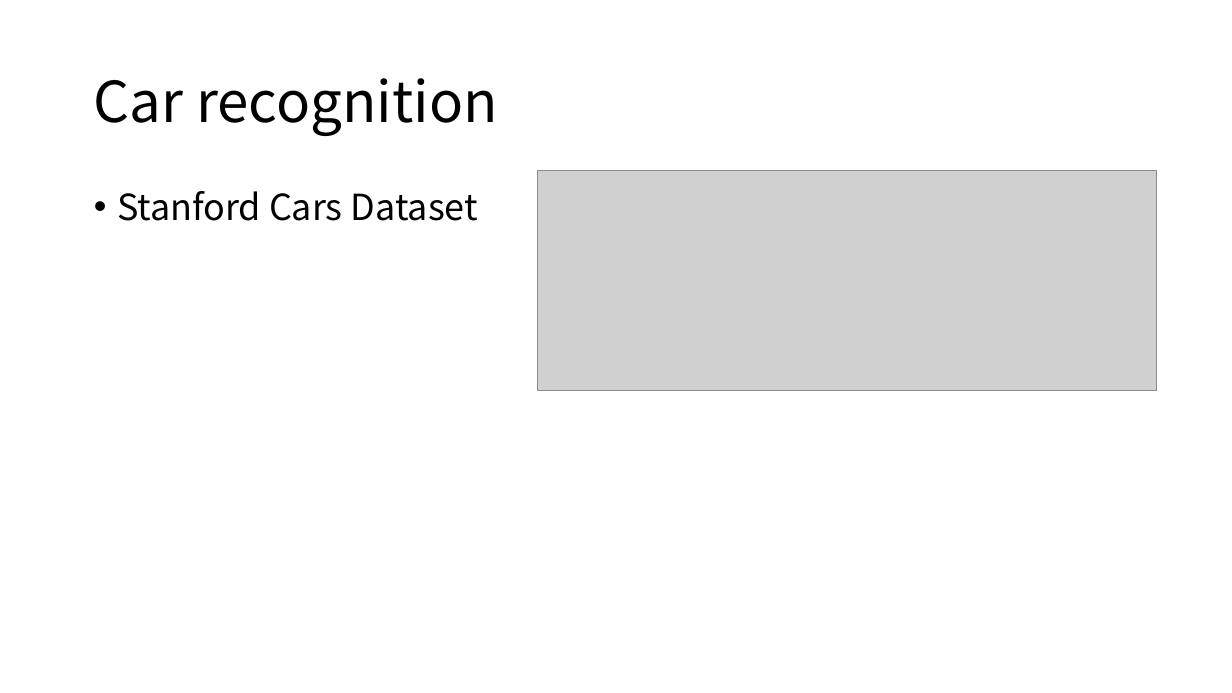
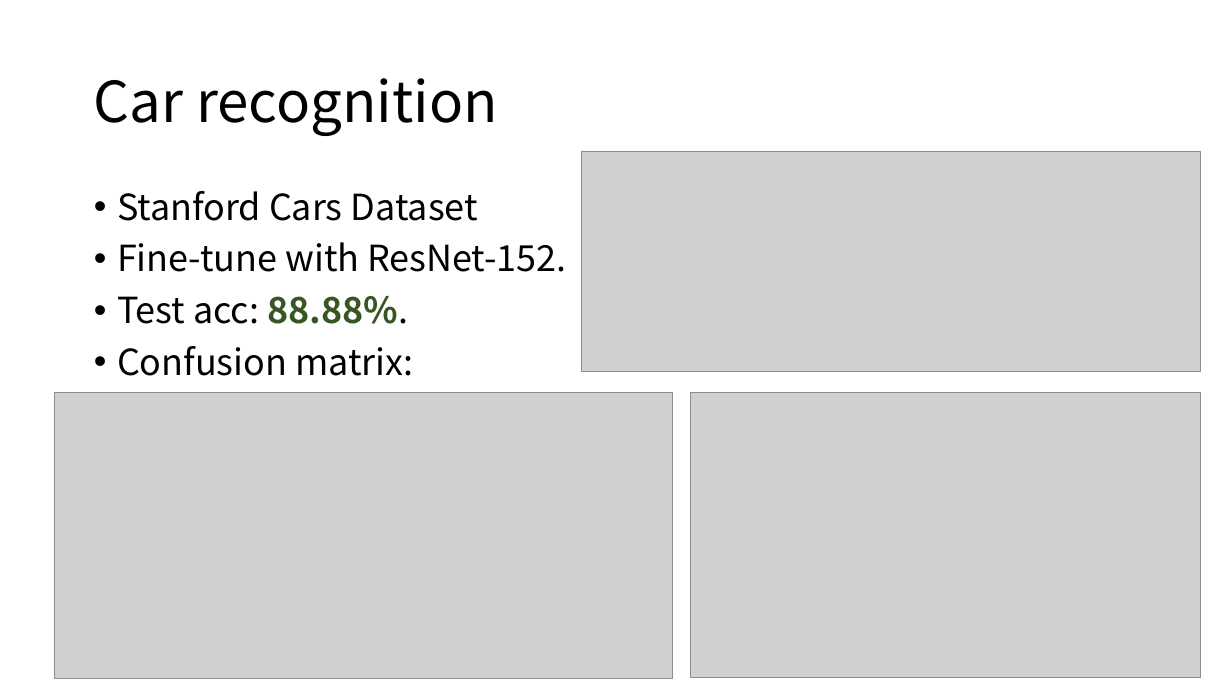
Before and after one commit to AbelHu/OpenCV_on_Raspberry_Pi, a slide deck: slide 7 of AI_exploration_and_demo.pptx. Drawn at 1232x693 pixels with LibreOffice and Linux fonts; fonts in the diff are those of the drawing; grey boxes stand for pictures. Boxes give left, top, right and bottom in pixels: in the first picture for what was removed or moved away, otherwise in the second. Text is boxed around its words. In the diff, an @@ line names an element or a change of style, - is before the commit and + after.

```diff
--- a/AI_exploration_and_demo.pptx
+++ b/AI_exploration_and_demo.pptx
@@ picture: place and size @@
-picture at (537,171,1156,391)
+picture at (582,152,1202,372)
@@ text at (117,242,566,376): paragraphs added @@
+• Fine-tune with ResNet-152.
+• Test acc: 88.88%.
+• Confusion matrix:
@@ picture added at (55,393,673,678) @@
@@ picture added at (691,393,1202,678) @@
```
Also in this commit, not shown: 6 other slides changed, 1 slide added, 1 slide removed, 1 other file.
